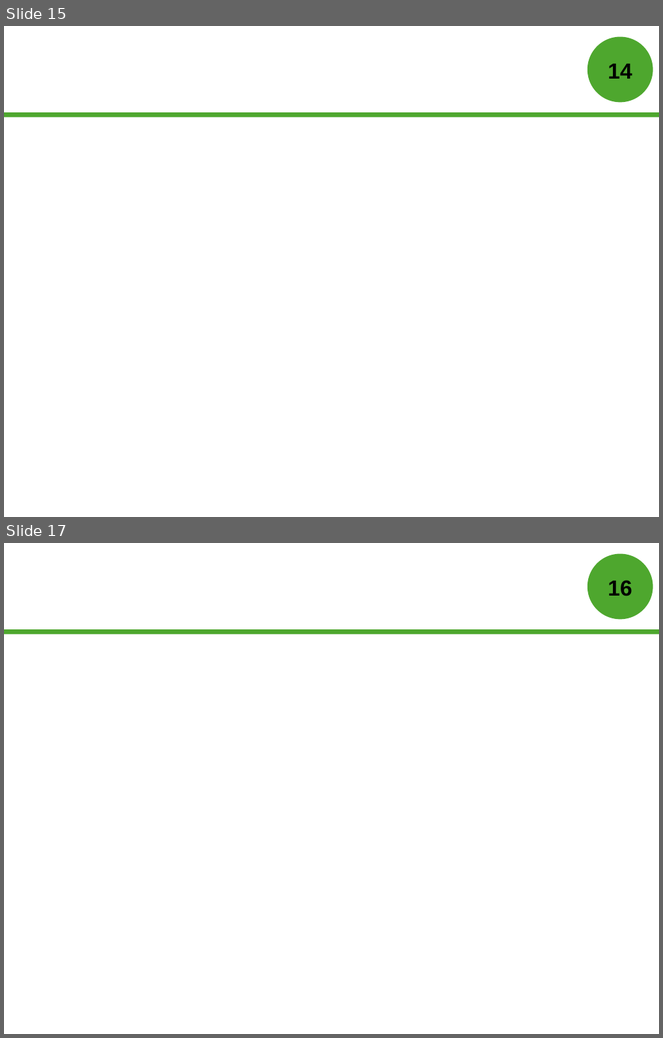
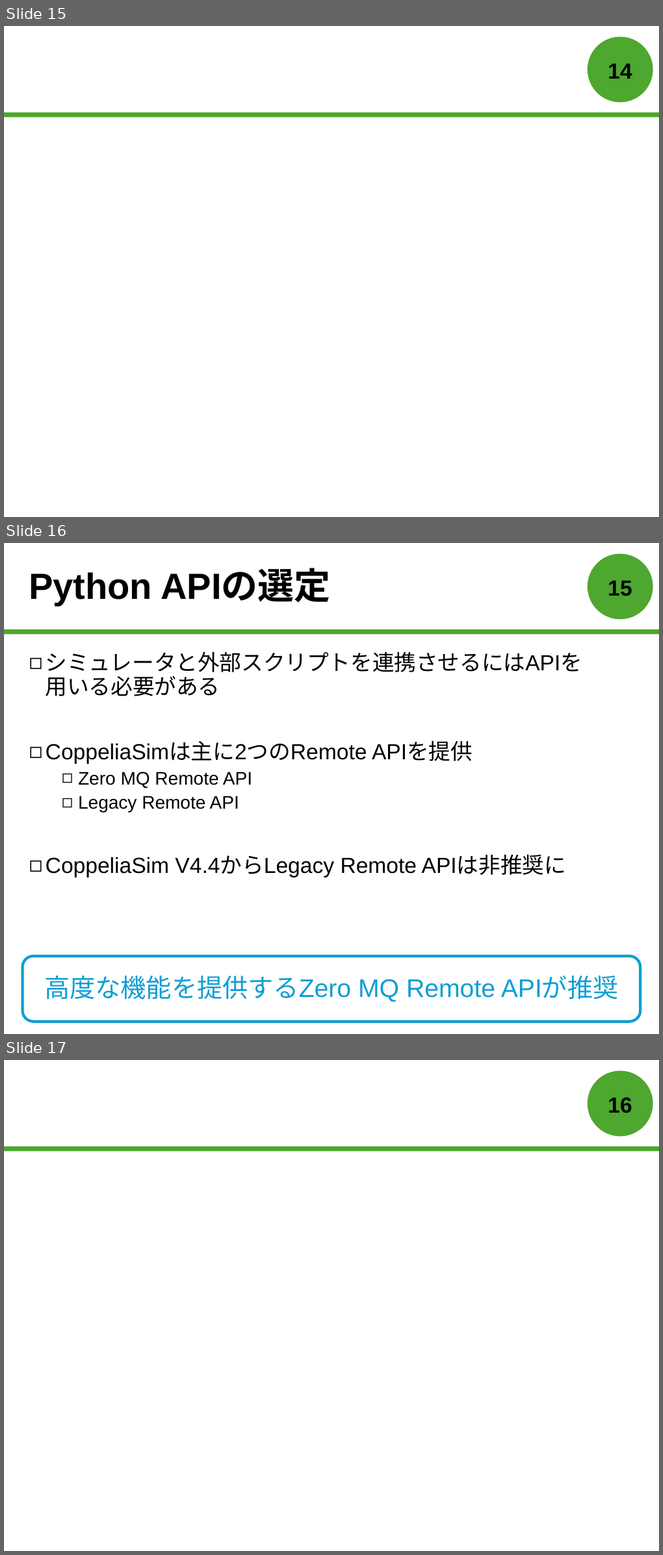
Before and after one commit to forest-book/MatlabLOSFormation, a slide deck: 森本皓斗.pptx. Shown one above the other, each under a label of ours: slides 15 and 17 before the commit, slides 15, 16 and 17 after it; the slides between them are not shown. The pictures are 663x1038 and 663x1555 pixels, drawn with LibreOffice and Linux fonts; fonts in the diff are those of the drawing. Boxes give left, top, right and bottom in pixels: in the first picture for what was removed or moved away, otherwise in the second. Text is boxed around its words. In the diff, an @@ line names an element or a change of style, - is before the commit and + after.

```diff
--- a/森本皓斗.pptx
+++ b/森本皓斗.pptx
@@ slide 16 added at [4, 543, 659, 1034], background #FFFFFF; not listed: 2 template elements that a slide beside it also shows @@
@@ title added at [29, 570, 330, 605], 40 pt, text #000000, bold @@
+Python APIの選定
@@ page number added at [608, 581, 632, 596], 24 pt, text #000000, bold @@
+15
@@ text added at [46, 652, 582, 878], 24 pt, text #000000 @@
+◻ シミュレータと外部スクリプトを連携させるにはAPIを
+  用いる必要がある
+◻ CoppeliaSimは主に2つのRemote APIを提供
+  ◻ Zero MQ Remote API
+  ◻ Legacy Remote API
+◻ CoppeliaSim V4.4からLegacy Remote APIは非推奨に
@@ rounded rectangle added at [22, 956, 640, 1022], outline #0F9ED5 3 pt @@
@@ text added at [44, 976, 619, 1003], 28 pt, text #0F9ED5 @@
+高度な機能を提供するZero MQ Remote APIが推奨
```
Also in this commit, not shown: 1 slide changed, 2 other slides added, 2 slides removed.
